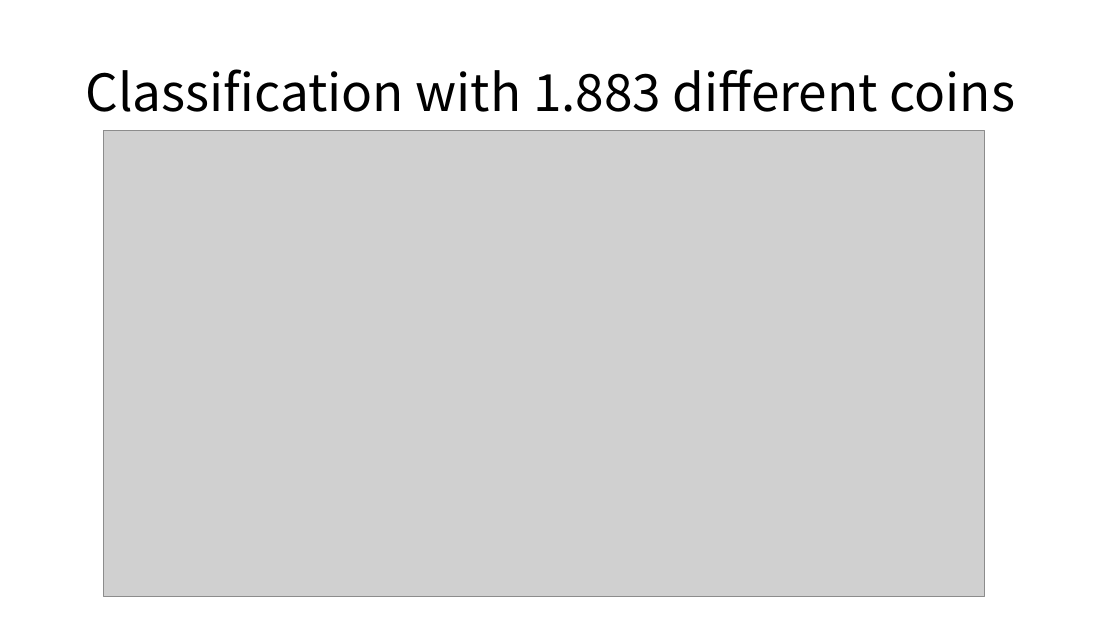
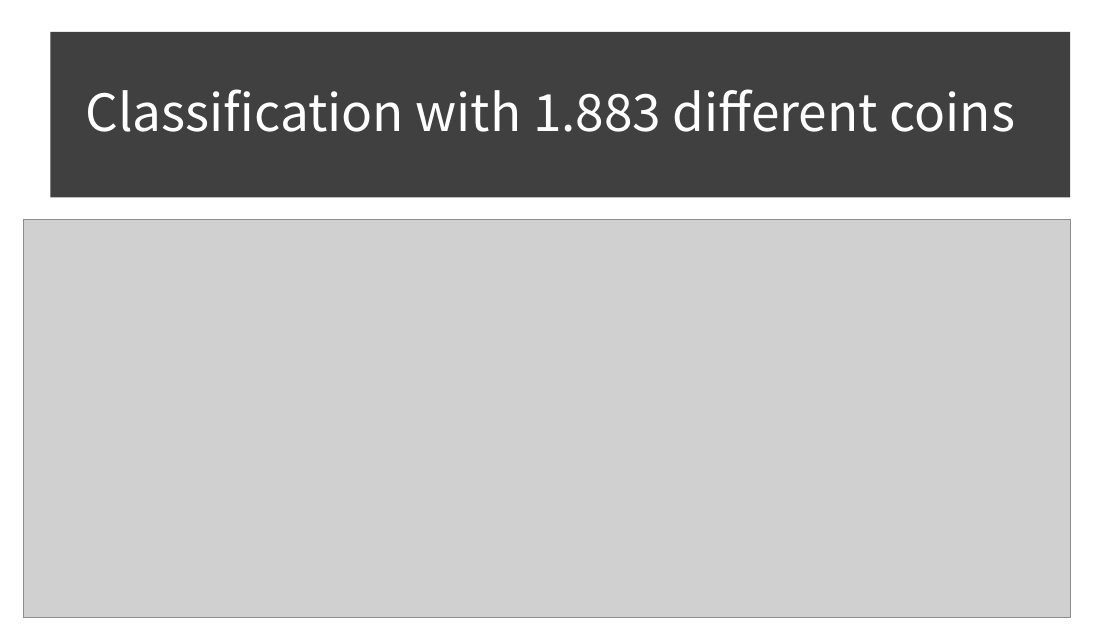
Before and after one commit to Shinan-tech/Final-Project_portfolio-optimization, a slide deck: slide 10 of Final Project_portfolio optimisation.pptx. Drawn at 1120x630 pixels with LibreOffice and Linux fonts; fonts in the diff are those of the drawing; grey boxes stand for pictures. Boxes give left, top, right and bottom in pixels: in the first picture for what was removed or moved away, otherwise in the second. Text is boxed around its words. In the diff, an @@ line names an element or a change of style, - is before the commit and + after.

```diff
--- a/Final Project_portfolio optimisation.pptx
+++ b/Final Project_portfolio optimisation.pptx
@@ rectangle added at (50, 32, 1070, 197), fill #404040 @@
@@ title "Classification with 1.883 different coins": place and size @@
-title "Classification with 1.883 different coins" at (85, 69, 1015, 112)
+title "Classification with 1.883 different coins" at (85, 89, 1015, 132)
@@ title "Classification with 1.883 different coins" at (85, 89, 1015, 132): text colour #000000 to #FFFFFF @@
@@ picture: place and size @@
-picture at (103, 130, 985, 597)
+picture at (24, 219, 1070, 618)
```
Also in this commit, not shown: 5 other slides changed, 3 slides added, 1 slide removed, 3 other files.
